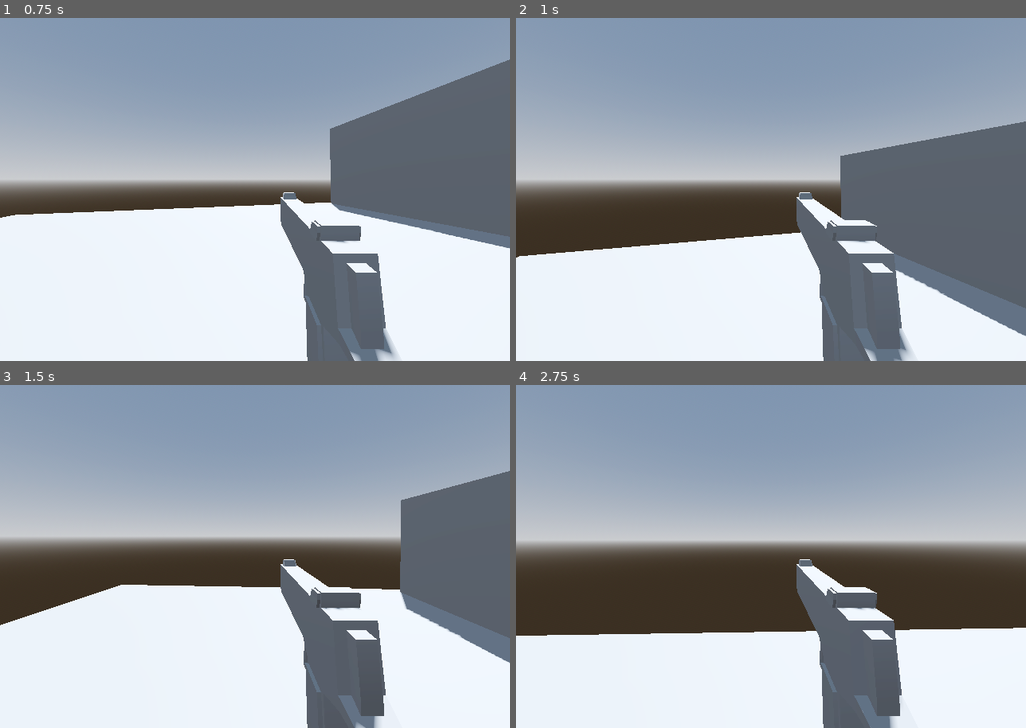
Above: before the commit, frames 1-4 (two rows, left to right).
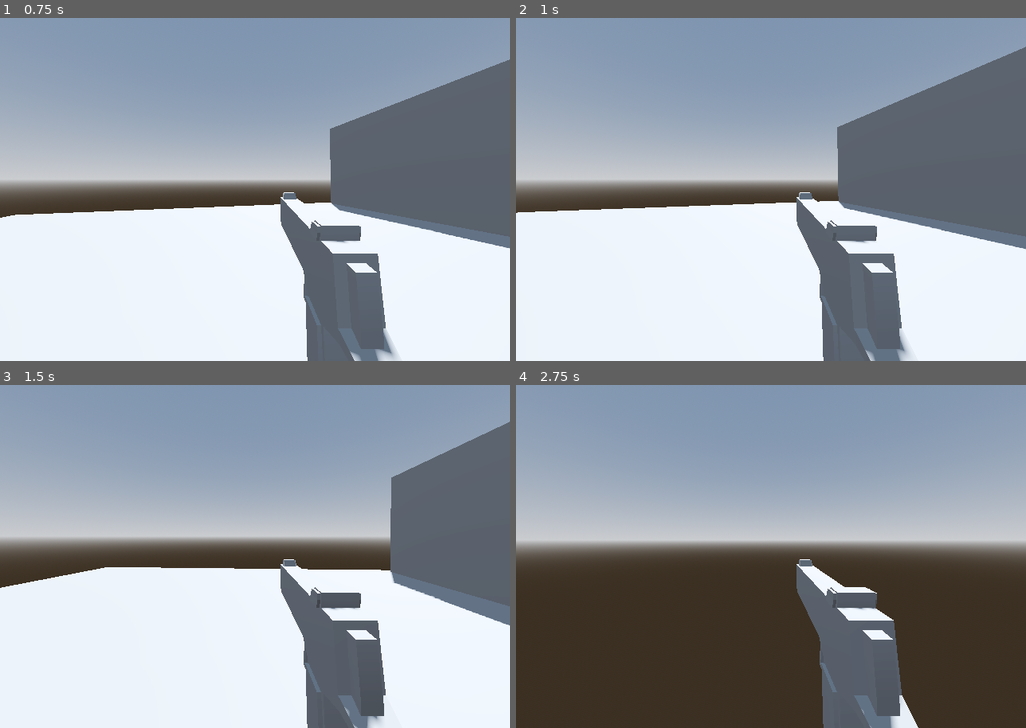
Above: after the commit, the same moments.

Repository: yespeeps/the-great-escape
Game: Godot game, scene res://scenes/main.tscn
Same seed, same stepped clock (60 frames per second), same inputs: the game is played once before the commit and once after it.
Inputs (mouse positions are in pixels of both pictures, inside the frame that each line leads up to):
- Up to frame 1 (0.75 s): tap Enter at 0.5 s; move the mouse to (367, 151) at 0.52 s; hold D (input_right) from 0.53 s (still down); hold Ctrl (crouch) from 0.53 s (still down); click (367, 151) at 0.67 s
- Up to frame 2 (1 s): keep holding D (input_right); keep holding Ctrl (crouch); tap Space (jump) at 0.77 s; tap Shift (sprint) at 0.8 s
- Up to frame 3 (1.5 s): tap Space (jump) at 1.07 s; move the mouse to (229, 539) at 1.27 s; release D (input_right) at 1.28 s; release Ctrl (crouch) at 1.28 s; hold W (input_forward) from 1.28 s (still down); tap Shift (sprint) at 1.35 s
- Up to frame 4 (2.75 s): keep holding W (input_forward); tap Space (jump) at 1.52, 1.55, 1.82 s; move the mouse to (781, 529) at 2.02 s; hold Space (jump) from 2.03 s (still down); tap Ctrl (crouch) at 2.3 s

Frame 1 is identical in both runs. In frame 2, 18% of the frame differs, in the area x 0-100%, y 8-100%; in frame 3, 10%; in frame 4, 24%, in the area x 0-100%, y 64-100%.

Commit message:
added slide

Diff:
--- a/scripts/source_controller.gd
+++ b/scripts/source_controller.gd
@@ -45,8 +45,11 @@
 
 var gravity = ProjectSettings.get_setting('physics/3d/default_gravity')
 var lerp_speed := 7.0
-
-enum States {RUNNING, CROUCHING, JUMPING, FALLING, WALLRUNNING, WALLJUMPING}
+var can_slide := true
+var slide_cooldown := 2.0
+var slide_impulse := 7.0
+
+enum States {RUNNING, CROUCHING, JUMPING, FALLING, WALLRUNNING, WALLJUMPING, SLIDING}
 var current_state : States:
 	set = set_state
 
@@ -76,7 +79,7 @@
 	)
 
 func get_move_speed() -> float:
-	if Input.is_action_pressed('sprint'):
+	if Input.is_action_pressed('sprint') and !Input.is_action_pressed('crouch'):
 		return sprint_speed
 	elif Input.is_action_pressed('crouch'):
 		return crouch_speed
@@ -113,6 +116,15 @@
 		new_speed /= self.velocity.length()
 	self.velocity *= new_speed
 
+func _handle_slide_physics(delta: float):
+	#just added the friction code but there is no need for control
+	var control = ground_decel
+	var drop = control * ground_friction * delta
+	var new_speed = max(self.velocity.length() - drop, 0.0)
+	if self.velocity.length() > 0:
+		new_speed /= self.velocity.length()
+	self.velocity *= new_speed
+
 func wall_jump() -> void:
 	self.velocity += get_last_slide_collision().get_normal() * wall_jump_side_force + self.global_transform.basis.y * wall_jump_up_force
 
@@ -125,6 +137,14 @@
 
 	if new_state == States.WALLRUNNING:
 		self.velocity.y /= 2
+
+	if new_state == States.SLIDING:
+		self.velocity += -global_basis.z * slide_impulse
+
+	if previous_state == States.SLIDING:
+		can_slide = false
+		await get_tree().create_timer(slide_cooldown).timeout
+		can_slide = true
 
 	return previous_state
 
@@ -139,8 +159,13 @@
 				current_state = States.JUMPING
 			elif not is_on_floor():
 				current_state = States.FALLING
-			elif Input.is_action_pressed('crouch'):
+			elif Input.is_action_pressed('crouch') and !Input.is_action_pressed('sprint'):
 				current_state = States.CROUCHING
+			elif Input.is_action_pressed('crouch') and Input.is_action_pressed('sprint'):
+				if can_slide:
+					current_state = States.SLIDING
+				else:
+					current_state = States.CROUCHING
 		States.JUMPING:
 			current_state = States.FALLING
 		States.FALLING:
@@ -156,12 +181,17 @@
 		States.WALLJUMPING:
 			current_state = States.FALLING
 		States.CROUCHING:
-			if Input.is_action_pressed('jump'):
-				current_state = States.JUMPING
-			elif not is_on_floor():
+			if not is_on_floor():
 				current_state = States.FALLING
 			elif !Input.is_action_pressed('crouch'):
 				current_state = States.RUNNING
+		States.SLIDING:
+			if !Input.is_action_pressed('crouch'):
+				current_state = States.RUNNING
+			elif self.velocity.length() <= 0.1:
+				current_state = States.CROUCHING
+			elif not is_on_floor():
+				current_state = States.FALLING
 
 	## Movement
 	if current_state in [States.RUNNING, States.CROUCHING]:
@@ -174,6 +204,8 @@
 		_handle_wallrun_physics(delta)
 	elif current_state == States.WALLJUMPING:
 		wall_jump()
+	elif current_state == States.SLIDING:
+		_handle_slide_physics(delta)
 
 	## Camera Movement
 	if current_state in [States.RUNNING, States.WALLJUMPING, States.FALLING]:
@@ -189,6 +221,9 @@
 			camera.rotation.z = lerp(camera.rotation.z, -target_pos, delta * lerp_speed)
 		else:
 			camera.rotation.z = lerp(camera.rotation.z, target_pos, delta * lerp_speed)
+	elif current_state == States.SLIDING:
+		camera.rotation.z = lerp(camera.rotation.z, 0.0, lerp_speed * delta)
+		camera.position.y = lerp(camera.position.y, -0.7, lerp_speed * delta)
 
 	## Collider Setting
 	if current_state in [States.RUNNING, States.WALLJUMPING, States.FALLING, States.WALLRUNNING, States.JUMPING]:
